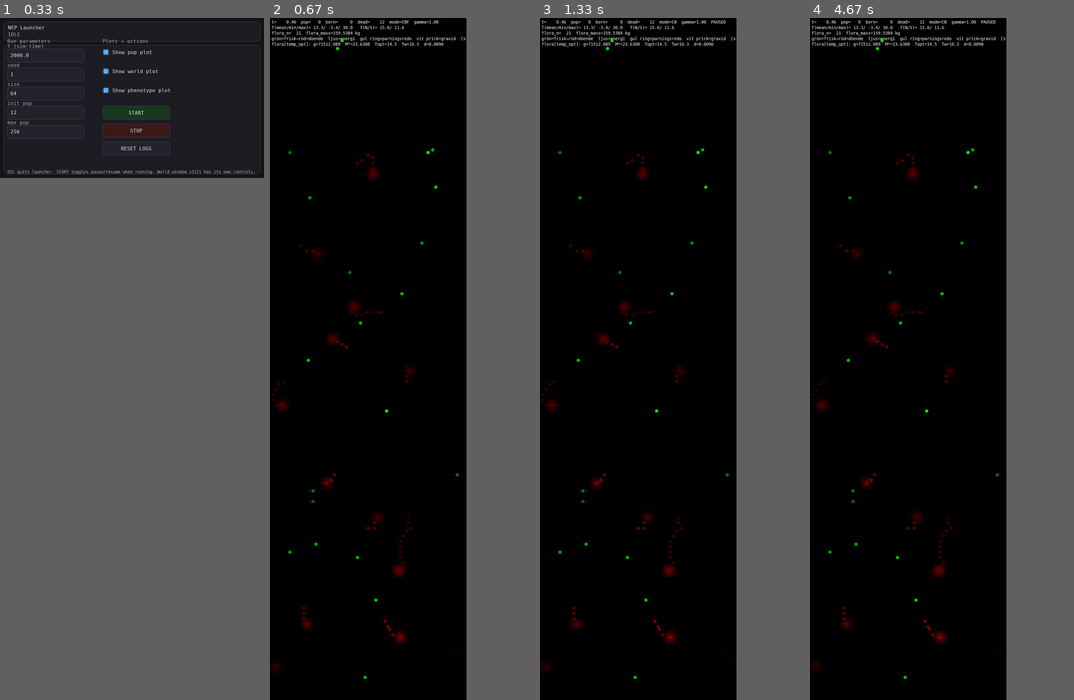
Above: before the commit, frames 1-4 (left to right).
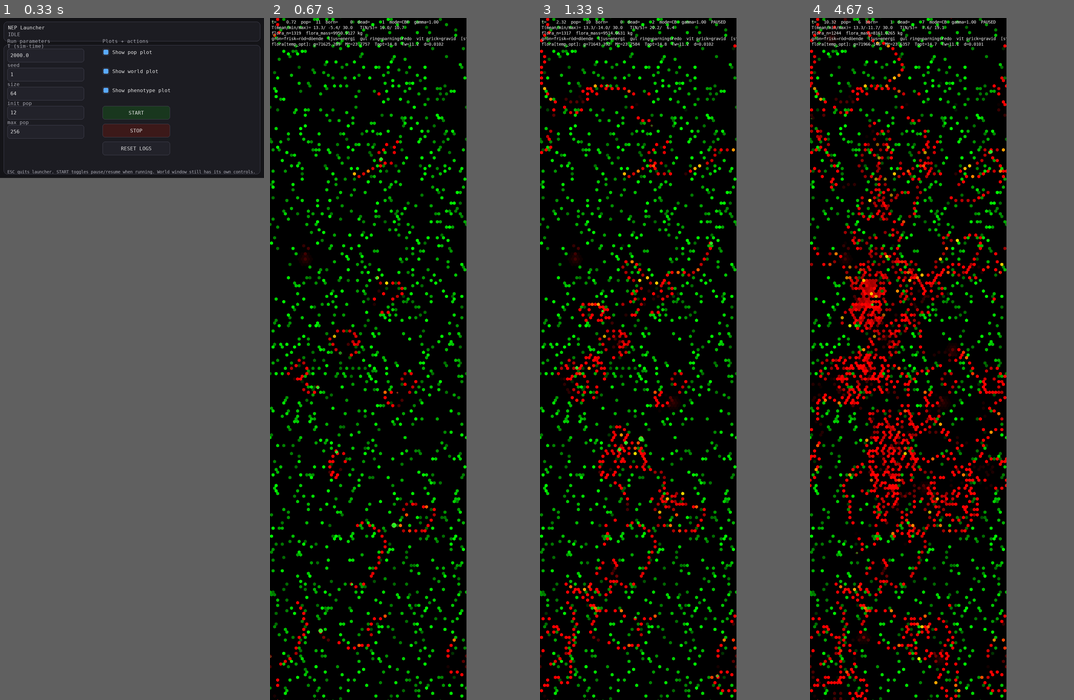
Above: after the commit, the same moments.

Repository: JoakimStorck/nep-process
Game: pygame game, started from nep_gui_launcher.py
Same seed, same stepped clock (60 frames per second), same inputs: the game is played once before the commit and once after it.
Inputs:
- Up to frame 1 (0.33 s): no input
- Up to frame 2 (0.67 s): click "START" at 0.38 s
- Up to frame 3 (1.33 s): tap Space at 0.67 s; tap 1 at 1 s
- Up to frame 4 (4.67 s): no input

Frame 1 is identical in both runs. In frame 2, 7.8% of the frame differs, in the area x 0-75%, y 0-100%; in frame 3, 9.1%; in frame 4, 13%.

Commit message:
Commit: Biologiska invarianter i metabolismen
DEL AV EN SERIE OM FYRA. Faunan överlever ännu inte — 0051 ger evolverbar
reservkapacitet, 0052 kalibreringen.

Rättar först en felaktig uppdelning i 0049: flora_init_mass_ratio hör ihop
med B_K och skulle ha följt med. Såddet är massastyrt, så hundra gånger
större växter ger hundra gånger färre. Kvoten går till 660, vilket bevarar
antalet individer vid B_K = 11.

Tillväxten var en obligatorisk dränering. När reserven inte räckte täckte
katabolismen även den, så organismen bröt ner sin egen kropp för att bygga
sin egen kropp — materialet kom tillbaka som massa, men varje varv kostade
katabolismens utbyte och lade på skada. Uppmätt kataboliserade en agent
varje tick trots fyrtio procents energiöverskott. Tillväxt är nu
diskretionär och körs efter dräneringarna och katabolismen: den kan bara ta
av det som återstår, och kan därför aldrig skapa det underskott den
finansieras ur.

k_cat_dmg var dubbelräkning. dD_starve mäter redan utmärgling som massa
relativt förväntad massa för åldern, alltså utfallet; k_cat_dmg straffade
dessutom mekanismen. Ett djur som tär på reserven under en svacka och äter
upp sig igen är inte skadat. 1,0 -> 0,05.

Aptiten kunde inte se svält. Reserven läses i födosöket, före tickens
dräneringar, medan den bara rymmer några ticks underhåll — och Ecap är
proportionell mot M, så när organismen magrar krymper både reserven och
taket. Ett djur på väg mot M_min rapporterade hunger 0,33. Katabolism sätter
nu aptiten till fullt, och aptiten mäts även mot förväntad massa för åldern.

Betningen samplade en punkt. Det var riktigt när organismen färdades fyra
hundradels cell per tick och blev fel när den korsar två: djuret gick förbi
föda det inte åt. Betningen når nu så långt organismen färdats.

Medianlivslängd 0,3 -> 9,9 månader, och de första födslarna.

Diff:
--- a/agent.py
+++ b/agent.py
@@ -328,7 +328,18 @@
     # Det gör gestation energimässigt rimlig utan att tömma föräldern på sekunder.
     gestation_E_per_kg: float = 10_000.0  # J/kg (var implicit E_body_J_per_kg = 7 000 000)
     growth_E_per_kg:    float = 10_000.0  # J/kg somatisk tillväxt (samma princip som gestation)
-    k_cat_dmg:          float = 1.0       # skada per relativ massförlust via katabolism
+    # Skada per relativ massförlust via katabolism. Var 1,0, vilket innebar
+    # att varje mobilisering av egen vävnad kostade skada i proportion till
+    # sin storlek — att bränna en procent av kroppen tog en procent av hela
+    # skadebudgeten, oåterkalleligt.
+    #
+    # Det är dubbelräkning. Utmärgling modelleras redan av dD_starve, som
+    # utgår från massan relativt förväntad massa för åldern och alltså mäter
+    # *utfallet*. k_cat_dmg straffade dessutom *mekanismen*. En organism som
+    # tär på reserven under en svacka och äter upp sig igen är inte skadad,
+    # och uppmätt kataboliserade agenterna varje tick trots positiv
+    # energibalans — vilket ensamt räckte för att nå D_max på fem månader.
+    k_cat_dmg:          float = 0.05
 
     # Svältskada baserad på individens massa relativt förväntad massa för åldern.
     # M_expected(age) = child_M  vid age=0
@@ -378,6 +389,11 @@
     out_excreta_kg: float = 0.0          # massa till detritus
     out_excreta_struct_kg: float = 0.0   # dess massviktade strukturandel, i kg
     out_nutrient_kg: float = 0.0         # fri näring till cellen
+
+    # Sant om organismen kataboliserade egen vävnad under senaste steget.
+    _catabolized_last_step: bool = False
+    # Förväntad massa för åldern, cachad i step() så hunger() kan läsa den.
+    _M_expected: float = 0.0
 
     # structural state
     M: float = 0.0        # body mass
@@ -507,10 +523,40 @@
         return self.AP.E_cap_per_M * (M if M > 1e-9 else 1e-9)
 
     def hunger(self) -> float:
+        """
+        Aptit, 0 till 1.
+
+        Reservmåttet ensamt duger inte, av två skäl.
+
+        Reserven läses i födosöket, alltså efter förra tickens intag och före
+        den här tickens dräneringar, medan den bara rymmer några få ticks
+        underhåll. En organism kunde därför avläsa en halvfull reserv, äta på
+        halv kapacitet, och ändå stå på noll när ticken var slut. Katabolism är
+        ett entydigt underskottsbesked: den som bryter ner sin egen vävnad för
+        att betala underhållet är hungrig oavsett ögonblicksbilden.
+
+        Och Ecap = reserve_cap · M, så när organismen magrar krymper både
+        reserven och taket och kvoten står nästan still. Uppmätt rapporterade
+        ett djur på väg mot M_min hunger 0,33 — lägre än ett välmatat djur
+        borde ligga över. Aptiten måste därför också mätas mot vad organismen
+        *borde* väga, inte bara mot vad den råkar rymma.
+        """
+        if bool(getattr(self, "_catabolized_last_step", False)):
+            return 1.0
+
         Et   = self.E_total()
         Ecap = self.E_cap()
         h    = (Ecap - Et) / (Ecap if Ecap > 1e-9 else 1e-9)
-        return 0.0 if h < 0.0 else 1.0 if h > 1.0 else h
+        h    = 0.0 if h < 0.0 else 1.0 if h > 1.0 else h
+
+        M_exp = float(getattr(self, "_M_expected", 0.0))
+        if M_exp > 1e-9:
+            span = max(1e-9, M_exp - float(self.AP.M_min))
+            hm = (M_exp - float(self.M)) / span
+            hm = 0.0 if hm < 0.0 else 1.0 if hm > 1.0 else hm
+            if hm > h:
+                h = hm
+        return h
 
     def weakness(self) -> float:
         m = float(self.M)
@@ -831,6 +877,7 @@
         # eller överförd till foster. Behövs för att energiledgern ska sluta.
         E_material = 0.0
         E_overflow = 0.0
+        self._catabolized_last_step = False
 
         # ---------------------------------------------------------
         # (1) Intake -> reserv (massa), överskott exkreteras i (5)
@@ -986,28 +1033,17 @@
         # från child_M (0.14 kg) till M_target (1+ kg) → permanenta miniagenterna.
         # Reservgaten (growth_R_min) är det primära skyddet mot okontrollerad tillväxt.
         # ---------------------------------------------------------
+        # Tillväxten flyttad till sektion (3B), efter att de obligatoriska
+        # dräneringarna och katabolismen är avklarade. Låg den kvar här blev
+        # den en obligatorisk post, och när reserven inte räckte täckte
+        # katabolismen även tillväxten — organismen bröt ner sin egen kropp
+        # för att bygga sin egen kropp. Materialet kom tillbaka som massa, så
+        # nettot syntes knappt, men varje varv kostade katabolismens utbyte
+        # och lade på skada. Uppmätt kataboliserade en agent varje tick trots
+        # fyrtio procents energiöverskott.
         out_growth = 0.0
-        dM_growth_want = 0.0
-        r_now = self.reserve_frac()
-        gR0 = float(getattr(AP, 'growth_R_min', 0.30))
-        gR1 = max(gR0 + 1e-9, float(getattr(AP, 'growth_R_full', 0.60)))
-        if r_now <= gR0:
-            growth_gate = 0.0
-        elif r_now >= gR1:
-            growth_gate = 1.0
-        else:
-            growth_gate = (r_now - gR0) / (gR1 - gR0)
-
-        if float(self.M) < _M_target and growth_gate > 0.0:
-            M_deficit      = _M_target - float(self.M)
-            dM_growth_want = min(_growth_rate * dt * growth_gate, M_deficit)
-            # Somatisk vävnad byggs av reservmassa, ett kilo per kilo, med
-            # syntesarbetet som tilläggskostnad. Tillväxten kan därför aldrig
-            # gå snabbare än födointaget bär — det är materialet som stryper,
-            # inte byggkostnaden.
-            _kg_per_kg_growth = 1.0 + (_growth_build_E_kg / _E_labile)
-            dM_growth_want = min(dM_growth_want, self.M_reserve() / _kg_per_kg_growth)
-            out_growth     = dM_growth_want * _growth_build_E_kg
+        dM_growth = 0.0
+        growth_gate = 0.0
 
         # ---------------------------------------------------------
         # (2D) Pay drains ONCE
@@ -1015,28 +1051,12 @@
         # OBS: out_gest_build ingår INTE — redan betald i sektion (2C).
         E_out_drain = (
             out_basal + out_compute + out_sense + out_loco + out_thermo
-            + out_gest_overhead + out_growth
+            + out_gest_overhead
         )
 
         paid = float(self.take_energy(E_out_drain))
         deficit = max(0.0, E_out_drain - paid)
         E_paid_drain = paid
-
-        # Applicera tillväxt proportionellt mot betald fraktion
-        dM_growth = 0.0
-        if dM_growth_want > 0.0 and E_out_drain > 1e-12:
-            frac_paid  = paid / E_out_drain
-            dM_growth  = dM_growth_want * frac_paid
-            if dM_growth > 0.0:
-                mat = self._take_reserve_mass(dM_growth)
-                dM_growth = mat
-                if mat > 0.0:
-                    self.M = float(self.M) + mat
-                    E_material += mat * _E_labile
-                    # Reserven är labil och näringsrik; vävnaden binder mindre
-                    # per kilo eftersom en del av den är strukturmaterial.
-                    # Mellanskillnaden utsöndras som kvävehaltigt avfall.
-                    self._release_nutrient(mat * (NUTRIENT_PER_KG_LABILE - _nut_tissue))
 
         # ---------------------------------------------------------
         # (3) Catabolism: cover remaining deficit (if any), above M_min
@@ -1054,6 +1074,7 @@
             dM_cat   = min(want_cat, free)
 
             if dM_cat > 0.0:
+                self._catabolized_last_step = True
                 E_from_M = self._catabolize(dM_cat, _structure)
                 _k_cat_dmg = float(getattr(AP, 'k_cat_dmg', 1.0))
                 dD_cat = _k_cat_dmg * dM_cat / max(float(self.M), 1e-9)
@@ -1062,6 +1083,50 @@
             paid2      = float(self.take_energy(deficit))
             deficit    = max(0.0, deficit - paid2)
             E_paid_drain += paid2
+
+        # ---------------------------------------------------------
+        # (3B) Somatisk tillväxt — ur det som faktiskt återstår
+        # ---------------------------------------------------------
+        # Tillväxt är diskretionär. Den får bara ta av reserven efter att
+        # underhållet är betalt, och kan därför aldrig skapa det underskott
+        # som katabolismen sedan täcker. En svältande organism växer inte;
+        # den överlever, och växer när det finns något över.
+        #
+        # Reservgraden läses här, efter dräneringarna, så grinden bedömer det
+        # som finns kvar i stället för det som var på väg att spenderas.
+        if deficit <= 0.0 and float(self.M) < _M_target:
+            r_now = self.reserve_frac()
+            gR0 = float(getattr(AP, 'growth_R_min', 0.30))
+            gR1 = max(gR0 + 1e-9, float(getattr(AP, 'growth_R_full', 0.60)))
+            if r_now <= gR0:
+                growth_gate = 0.0
+            elif r_now >= gR1:
+                growth_gate = 1.0
+            else:
+                growth_gate = (r_now - gR0) / (gR1 - gR0)
+
+            if growth_gate > 0.0:
+                # Somatisk vävnad byggs av reservmassa, ett kilo per kilo, med
+                # syntesarbetet som tilläggskostnad. Materialet stryper, inte
+                # byggkostnaden.
+                _kg_per_kg_growth = 1.0 + (_growth_build_E_kg / _E_labile)
+                dM_want = min(_growth_rate * dt * growth_gate,
+                              _M_target - float(self.M))
+                dM_want = min(dM_want, self.M_reserve() / _kg_per_kg_growth)
+
+                if dM_want > 0.0:
+                    out_growth = float(self.take_energy(dM_want * _growth_build_E_kg))
+                    mat = self._take_reserve_mass(dM_want)
+                    if mat > 0.0:
+                        self.M = float(self.M) + mat
+                        dM_growth = mat
+                        E_material += mat * _E_labile
+                        # Reserven är labil och näringsrik; vävnaden binder
+                        # mindre per kilo eftersom en del är strukturmaterial.
+                        # Mellanskillnaden utsöndras som kvävehaltigt avfall.
+                        self._release_nutrient(
+                            mat * (NUTRIENT_PER_KG_LABILE - _nut_tissue)
+                        )
 
         # snapshot after drains/catabolism (for stress math)
         Et = float(self.E_total())
@@ -1104,6 +1169,7 @@
         # M_expected är linjär från child_M (age=0) till M_target (age=A_mature),
         # sedan konstant. En agent under kurvan har inte kunnat växa i takt — svälter.
         M_expected = self.expected_mass(pheno, age_s)
+        self._M_expected = float(M_expected)
         m_rel = float(self.M) / max(M_expected, 1e-9)
         m_ok   = float(getattr(AP, 'starve_mass_ok_frac',   0.85))
         m_crit = float(getattr(AP, 'starve_mass_crit_frac', 0.55))
@@ -1240,6 +1306,7 @@
             - E_out_repair
             - E_material
             - E_overflow
+            - out_growth
         )
 
         drift = E_after - expected_E_after
@@ -1309,7 +1376,7 @@
             "E_after": E_after,
 
             "M_before": M_before,
-            "dM_growth": dM_growth_want,
+            "dM_growth": dM_growth,
             "dM_cat": dM_cat_total,
             "M_after": M_after,
 
@@ -1350,11 +1417,11 @@
                 0.0,
                 dM_cat_total * (1.0 - _structure) * _E_labile - E_from_M_total,
             )),
-            "dM_growth": float(dM_growth_want),
+            "dM_growth": float(dM_growth),
             "M_expected": float(M_expected),
             "m_rel_expected": float(m_rel),
             "dD_starve": float(dD_starve),
-            "reserve_frac": float(r_now),
+            "reserve_frac": float(self.reserve_frac()),
             "growth_gate": float(growth_gate),
             "dM_gestation": float(dM_gest),
             "dM_catabolism": float(dM_cat_total),
@@ -2379,11 +2446,17 @@
 
         want_kg = float(self.AP.eat_rate) * dt * (0.25 + 0.75 * float(self.body.hunger()))
         diet = float(getattr(self.pheno, "diet", 0.5))
+        # Betningen når så långt som organismen färdats under ticken. Den äter
+        # medan den går; att bara sampla slutpunkten lämnade föda orörd längs
+        # vägen. Antagandet höll när förflyttningen var fyra hundradels cell
+        # per tick och blev fel när den är två.
+        reach = int(math.ceil(float(getattr(self, "last_speed", 0.0)) * float(dt)))
         got_l, got_d, e_l, e_d = world.consume_food(
             self.x,
             self.y,
             amount=want_kg,
             diet=diet,
+            reach=max(1, reach),
         )
 
         herb_eff, scav_eff = diet_efficiency(diet)
--- a/population.py
+++ b/population.py
@@ -92,12 +92,16 @@
 class PopParams:
     init_pop: int = 12
     max_pop: int = 500
-    # Initial floramassa som multipel av faunans initiala massa. En ekologi
+    # Initial floramassa som multipel av faunans initiala massa.
+    #
+    # Talet hör ihop med B_K och måste följa med när den ändras: såddet är
+    # massastyrt, så större växter ger färre av dem. Med B_K på 11 och kvoten
+    # kvar på 10 sås ett trettiotal jätteväxter i hela världen. En ekologi
     # har mer primärproduktion än konsumenter; modellen hade förhållandet
     # omvänt med faktor 138. Talet sätter utgångsläget, inte jämvikten —
     # om dynamiken inte bär det faller floran tillbaka, och då är det den
     # dynamiken som ska rättas.
-    flora_init_mass_ratio: float = 10.0
+    flora_init_mass_ratio: float = 660.0
 
     flora_mortality: float = 2.0e-5   # höjt — naturlig matbrist sätter taket nu, inte detta
     # Hur mycket dödsrisken förhöjs för en individ vid noll massa jämfört med
@@ -1643,7 +1647,7 @@
         return out
 
     def consume_food(self, x: float, y: float, amount: float,
-                     diet: float = 0.5) -> tuple[float, float, float, float]:
+                     diet: float = 0.5, reach: int = 1) -> tuple[float, float, float, float]:
         """
         Konsumera upp till `amount` kg, från det mest värdefulla först.
 
@@ -1663,6 +1667,10 @@
         olika tal ur samma föda genom sina verkningsgrader, och valet följer.
         `diet` är alltså bara en avvägning mellan verkningsgrader, inte
         dessutom en smakriktning.
+
+        `reach` är hur många celler ut betningen når. Den följer sträckan
+        organismen färdats under ticken: ett betande djur äter medan det går,
+        och när ticket är över fjorton timmar hinner det korsa flera celler.
 
         Uppdelningen levande/detritus finns kvar därför att den är verklig i
         anskaffningen: levande vävnad tillhör en organism som växer tillbaka
@@ -1699,7 +1707,7 @@
             nonlocal got_l, e_l
             if want <= 0.0:
                 return 0.0
-            g, e = self._consume_flora_from_store(x, y, want, max_radius=1)
+            g, e = self._consume_flora_from_store(x, y, want, max_radius=int(reach))
             got_l += g
             e_l += e
             return float(g)
--- a/world.py
+++ b/world.py
@@ -748,7 +748,8 @@
         return float(got), float(energy)
 
     def consume_food(self, x: float, y: float, amount: float,
-                     diet: float = 0.5) -> Tuple[float, float, float, float]:
+                     diet: float = 0.5,
+                     reach: int = 1) -> Tuple[float, float, float, float]:
         """
         Reservkonsumtion i World: bara detritus. Levande föda hanteras av
         Population via consume_food_hook.
@@ -757,7 +758,7 @@
         """
         hook = getattr(self, "consume_food_hook", None)
         if hook is not None:
-            return hook(x, y, amount, diet)
+            return hook(x, y, amount, diet, reach)
 
         amt = float(amount)
         if not math.isfinite(amt) or amt <= 0.0:
